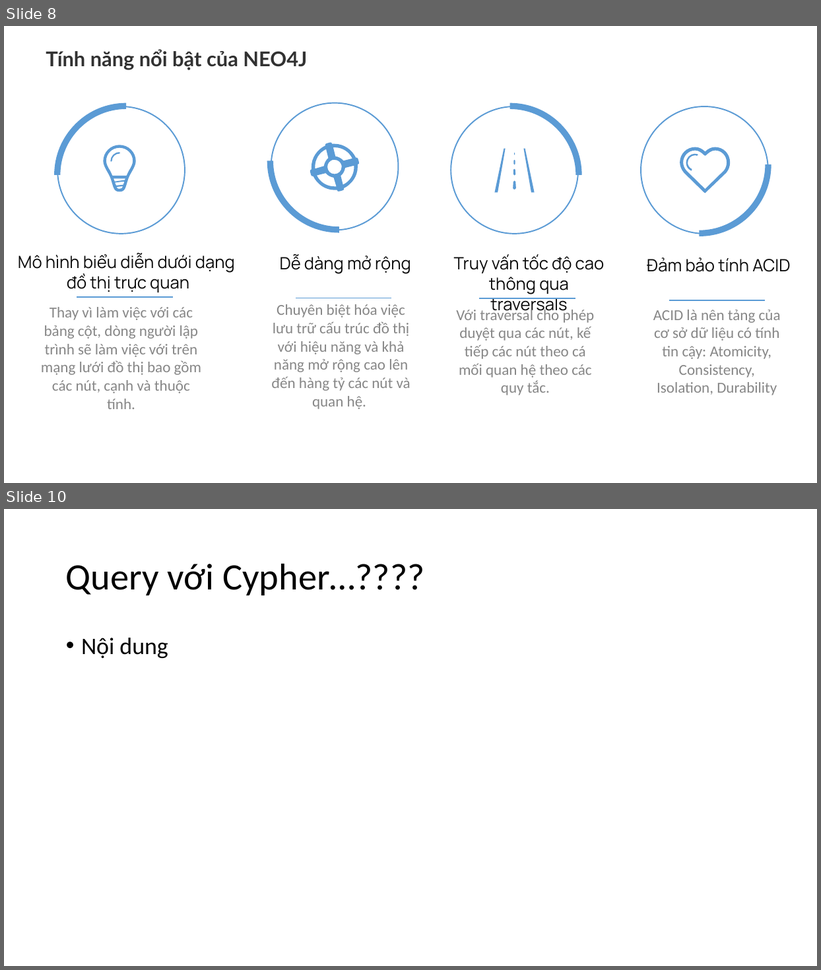
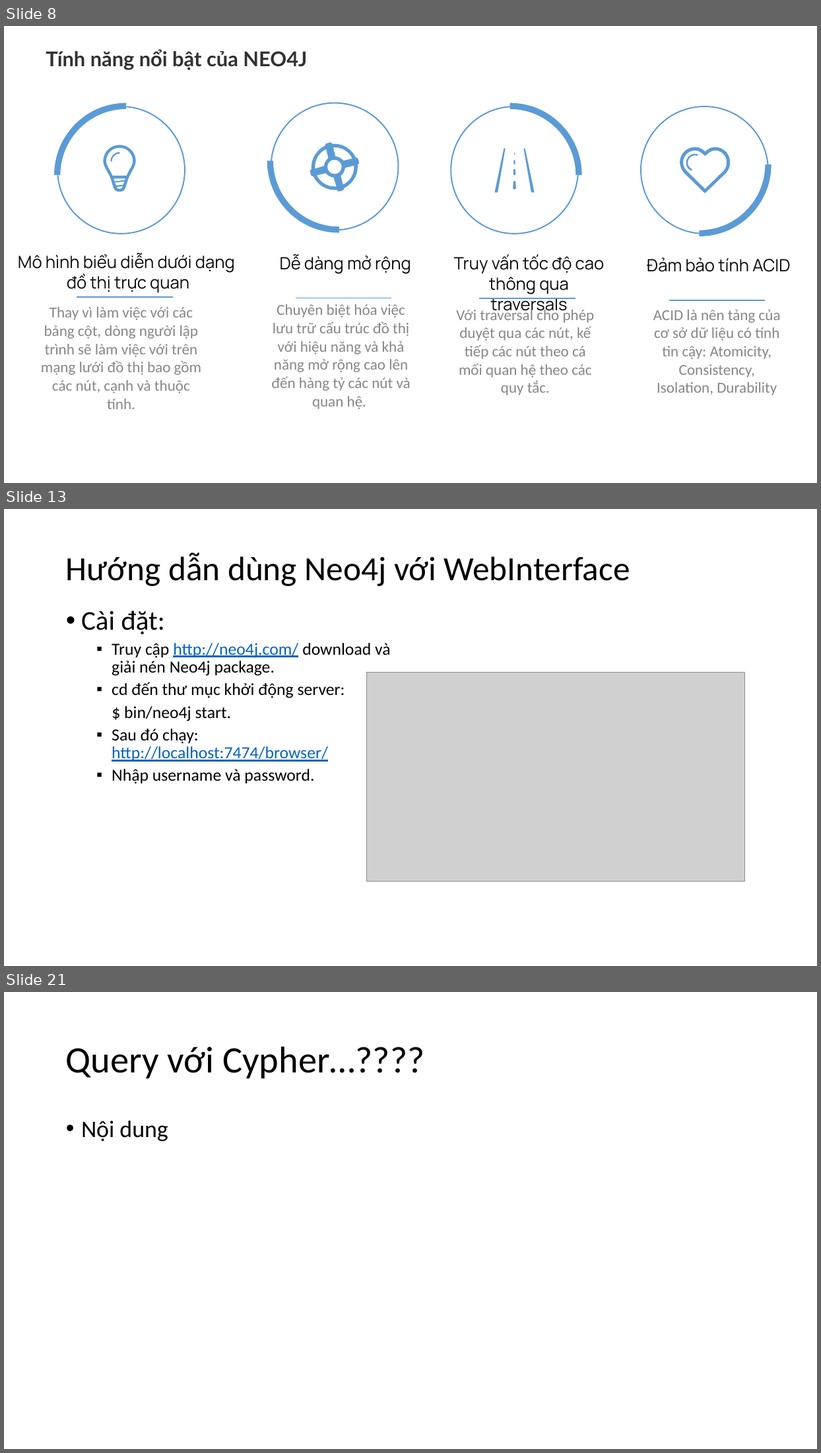
Before and after one commit to NguyenDucHoangLong/Group_4_HTTTHD, a slide deck: Document/Seminar/Slide_Nhóm 4.pptx. Shown one above the other, each under a label of ours: slides 8 and 10 before the commit, slides 8, 13 and 21 after it; the slides between them are not shown. The pictures are 821x970 and 821x1453 pixels, drawn with LibreOffice and Linux fonts; fonts in the diff are those of the drawing; grey boxes stand for pictures. Boxes give left, top, right and bottom in pixels: in the first picture for what was removed or moved away, otherwise in the second. Text is boxed around its words. In the diff, an @@ line names an element or a change of style, - is before the commit and + after.

```diff
--- a/Document/Seminar/Slide_Nhóm 4.pptx
+++ b/Document/Seminar/Slide_Nhóm 4.pptx
@@ slide 13 added at (4,509,817,966), background #FFFFFF @@
@@ title added at (66,553,630,586), 40 pt, text #000000 @@
+Hướng dẫn dùng Neo4j với WebInterface
@@ text added at (81,611,391,784), 20 pt, text #000000 @@
+• Cài đặt:
+  ▪ Truy cập http://neo4j.com/ download và giải nén Neo4j package.
+  ▪ cd đến thư mục khởi động server:
+  $ bin/neo4j start.
+  ▪ Sau đó chạy: http://localhost:7474/browser/
+  ▪ Nhập username và password.
@@ picture added at (367,673,745,882) @@
@@ what was slide 10 is now slide 21 @@
```
Also in this commit, not shown: 1 slide changed, 11 other slides added, 1 slide removed.
